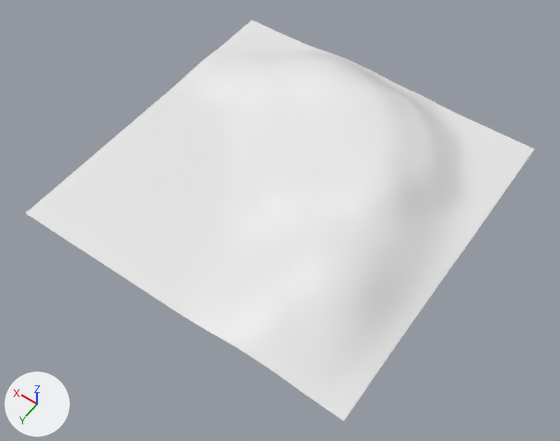
Renders of the FBX model GGJ/Assets/Import/ground.fbx from each side of a commit.
Rendered twice from a camera (50 mm lens) standing at (-15.9, 23.0, 32.2) and looking at (-1.1, 2.4, -0.3). The axes (+X, +Y, +Z) are drawn at lower left. The lights are the same throughout. Mesh edges are drawn as thin lines on the coarser meshes. Where no turn or scale is listed for an object, it has been applied to the vertices.
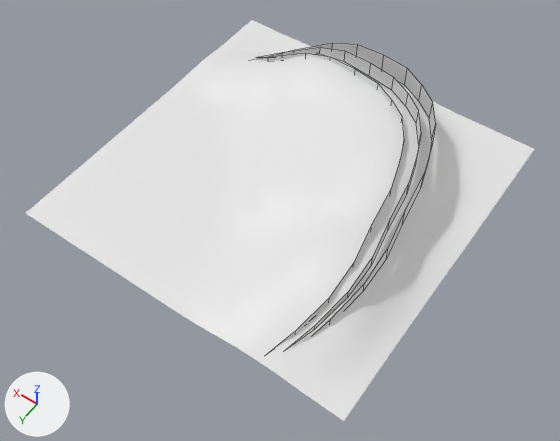
Boxes (x1, y1, x2, y2) around the edits, measured in the pictures (560 x 441 px):
```json
{"object": "Plane.007", "change": "added", "after": [289, 43, 435, 332]}
{"object": "Plane.005", "change": "added", "after": [257, 48, 421, 349]}
{"object": "Plane.006", "change": "added", "after": [256, 53, 404, 348]}
```

The change, as JSON lines over the scene's bpy script:
```json
{"op": "add", "block": "me_plane_005", "code": ["me_plane_005 = bpy.data.meshes.new('Plane.005')", "me_plane_005.from_pydata(...)  # 32 vertices, 15 faces; spans x -6.3..7.8, y -7.3..10.0, z 0.8..3.1"]}
{"op": "add", "block": "me_plane_006", "code": ["me_plane_006 = bpy.data.meshes.new('Plane.006')", "me_plane_006.from_pydata(...)  # 32 vertices, 15 faces; spans x -6.3..7.8, y -7.3..10.0, z 0.8..2.9"]}
{"op": "add", "block": "me_plane_007", "code": ["me_plane_007 = bpy.data.meshes.new('Plane.007')", "me_plane_007.from_pydata(...)  # 32 vertices, 15 faces; spans x -6.3..7.8, y -7.3..10.0, z 1.0..4.0"]}
{"op": "add", "block": "ob_plane_005", "code": ["ob_plane_005 = bpy.data.objects.new('Plane.005', me_plane_005)", "ob_plane_005.location = (-0.86, -0.97, -0.11)"]}
{"op": "add", "block": "ob_plane_006", "code": ["ob_plane_006 = bpy.data.objects.new('Plane.006', me_plane_006)", "ob_plane_006.location = (-0.23, -0.38, -0.29)"]}
{"op": "add", "block": "ob_plane_007", "code": ["ob_plane_007 = bpy.data.objects.new('Plane.007', me_plane_007)", "ob_plane_007.location = (-1.27, -1.67, -0.57)"]}
```
